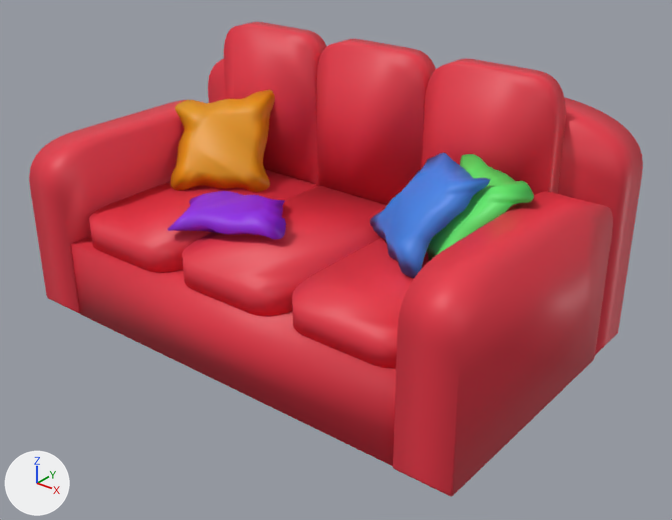
One commit to the FBX model Assets/Modele_FBX/kanapa_z_poduszkami.fbx: the scene before it, then after it.
Camera for both pictures: a camera (50 mm lens) standing at (13.92, -17.96, 9.71) and looking at (0.15, -0.75, -0.96). Lighting does not change. The marker at lower left points along +X, +Y and +Z.

Before the edit, the objects in view are built like this:
```python
ob_cube = bpy.data.objects.new('Cube', me_cube_001)
ob_cube.location = (0.01, -4.55, -3.15)
```
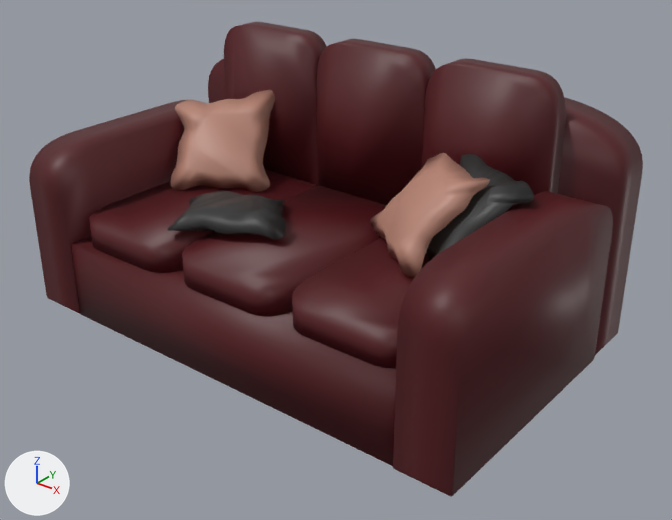
Changed parts and their boxes (x1, y1, x2, y2) in the pictures (672 x 520 px):
'Cube', recoloured
    both: (29, 22, 643, 497)

What the commit changed:
Material 'Material.004' (mat_material_004) changes colour from red #e73345 to dark red #531219; in linear values from (0.8, 0.0336, 0.0597) to (0.0871, 0.00626, 0.00964).
Material 'Material.007' (mat_material_007) changes colour from red #e73345 to dark red #531219; in linear values from (0.8, 0.0336, 0.0597) to (0.0871, 0.00626, 0.00965).
Material 'Material.003' (mat_material_003) changes colour from red #e73345 to dark red #531219; in linear values from (0.8, 0.0336, 0.0597) to (0.0871, 0.00626, 0.00965).
Material 'Material.008' (mat_material_008) changes colour from red #e73345 to dark red #531219; in linear values from (0.8, 0.0336, 0.0597) to (0.0871, 0.00626, 0.00965).
Material 'Material.010' (mat_material_010) changes colour from red #e73345 to dark red #531219; in linear values from (0.8, 0.0336, 0.0597) to (0.0871, 0.00626, 0.00965).
Material 'Material.009' (mat_material_009) changes colour from red #e73345 to dark red #531219; in linear values from (0.8, 0.0336, 0.0597) to (0.0871, 0.00626, 0.00965).
Material 'Material.005' (mat_material_005) changes colour from red #e73345 to dark red #531219; in linear values from (0.8, 0.0336, 0.0597) to (0.0871, 0.00626, 0.00965).
Material 'Material.006' (mat_material_006) changes colour from red #e73345 to dark red #531219; in linear values from (0.8, 0.0336, 0.0597) to (0.0871, 0.00626, 0.00965).
Material 'Material.001' (mat_material_001) changes colour from red #e73345 to dark red #531219; in linear values from (0.8, 0.0336, 0.0597) to (0.0871, 0.00626, 0.00965).
Material 'Material.002' (mat_material_002) changes colour from red #e73345 to dark red #531219; in linear values from (0.8, 0.0336, 0.0597) to (0.0871, 0.00626, 0.00965).
Material 'Material.011' (mat_material_011) changes colour from orange #e79a08 to beige #b98777; in linear values from (0.8, 0.325, 0.00237) to (0.487, 0.244, 0.184).
Material 'Material.012' (mat_material_012) changes colour from green #5ce767 to black #313131; in linear values from (0.106, 0.8, 0.137) to (0.0311, 0.0311, 0.0311).
Material 'Material.013' (mat_material_013) changes colour from blue #3d83e7 to beige #b98777; in linear values from (0.0466, 0.226, 0.8) to (0.487, 0.244, 0.184).
Material 'Material.014' (mat_material_014) changes colour from purple #9022e7 to black #313131; in linear values from (0.279, 0.0156, 0.8) to (0.0311, 0.0311, 0.0311).
